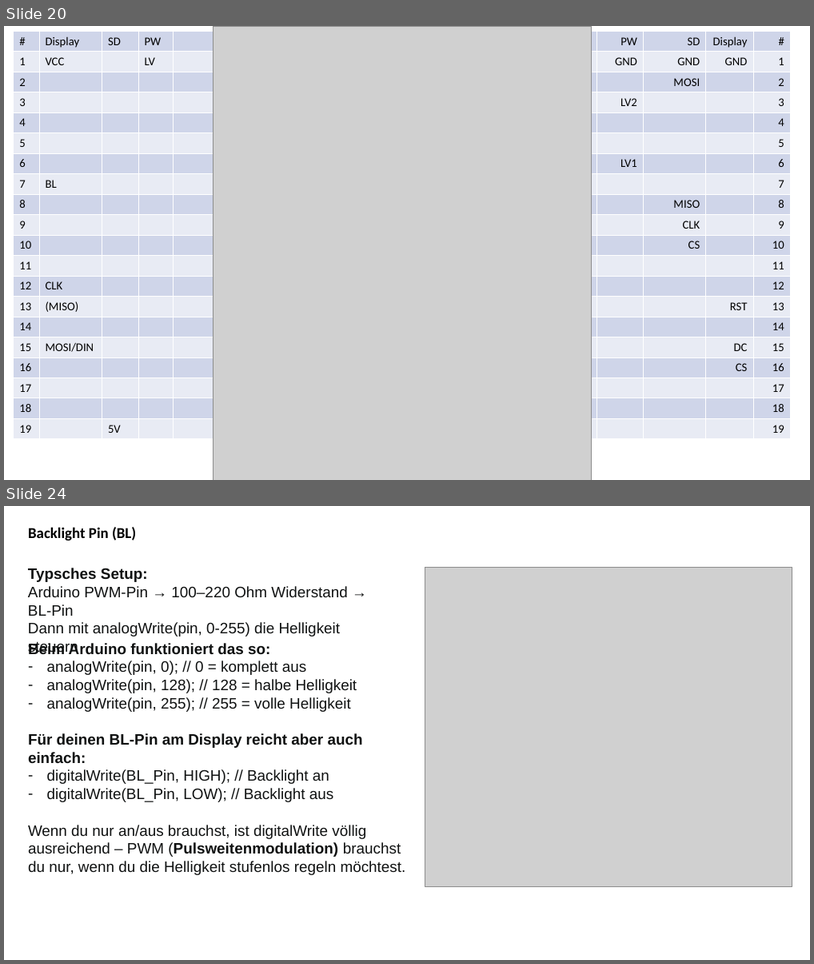
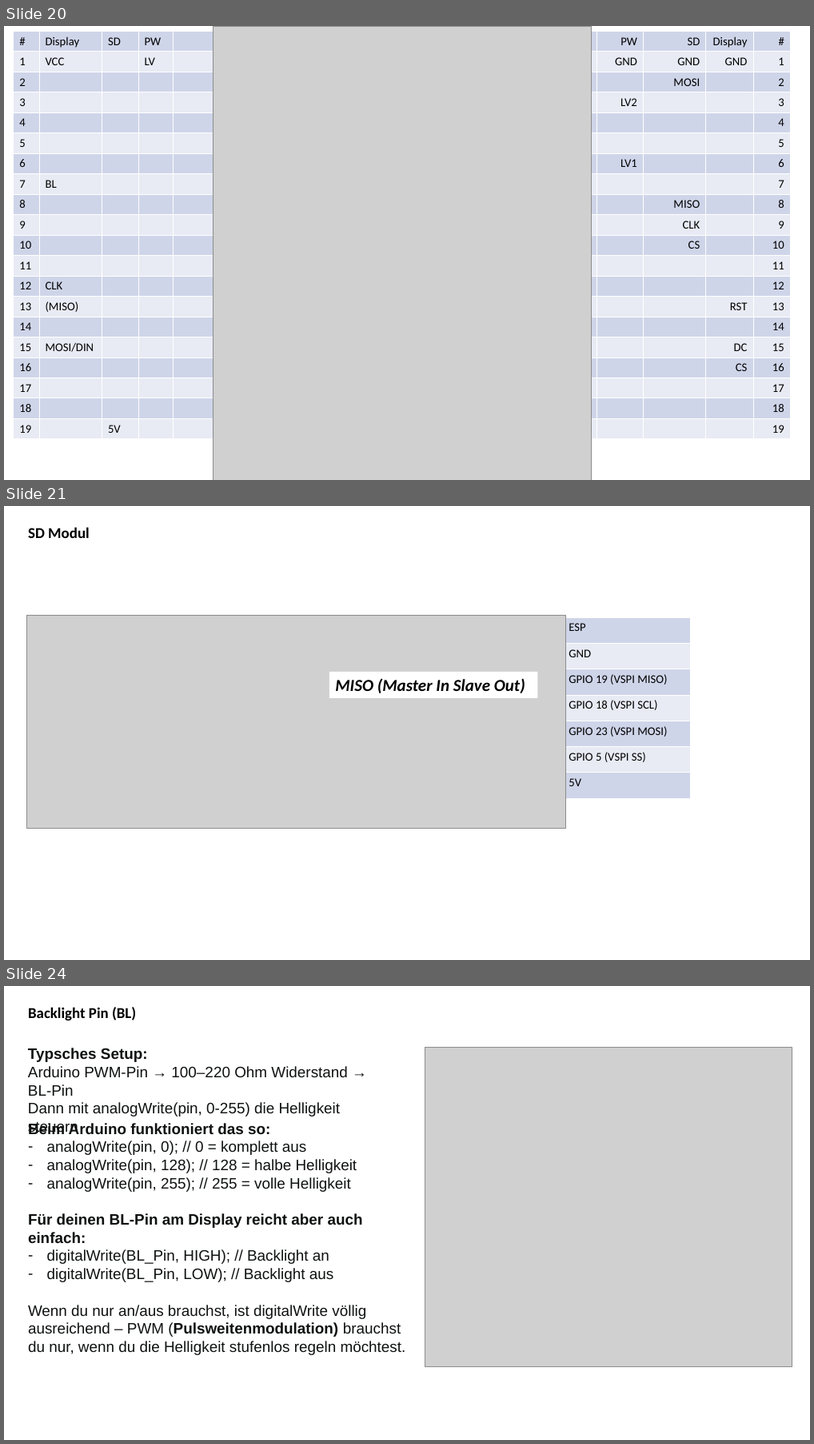
Before and after one commit to jeskes/activityboard, a slide deck: Activityboard.pptx. Shown one above the other, each under a label of ours: slides 20 and 24 before the commit, slides 20, 21 and 24 after it; the slides between them are not shown. The pictures are 814x964 and 814x1444 pixels, drawn with LibreOffice and Linux fonts; fonts in the diff are those of the drawing; grey boxes stand for pictures. Boxes give left, top, right and bottom in pixels: in the first picture for what was removed or moved away, otherwise in the second. Text is boxed around its words. In the diff, an @@ line names an element or a change of style, - is before the commit and + after.

```diff
--- a/Activityboard.pptx
+++ b/Activityboard.pptx
@@ slide 21 added at box(4, 506, 810, 960), background #FFFFFF @@
@@ title added at box(28, 527, 90, 538), 18 pt, text #000000, bold @@
+SD Modul
@@ picture added at box(27, 615, 566, 828) @@
@@ table added at box(563, 617, 690, 798), 7 rows, 1 columns @@
+ESP
+GND
+GPIO 19 (VSPI MISO)
+GPIO 18 (VSPI SCL)
+GPIO 23 (VSPI MOSI)
+GPIO 5 (VSPI SS)
+5V
@@ rectangle added at box(330, 672, 538, 698), fill #FFFFFF, 20 pt, text #000000, bold, italic @@
+MISO (Master In Slave Out)
```
Also in this commit, not shown: 2 slides changed, 8 other slides added, 1 slide removed, 45 other files.
